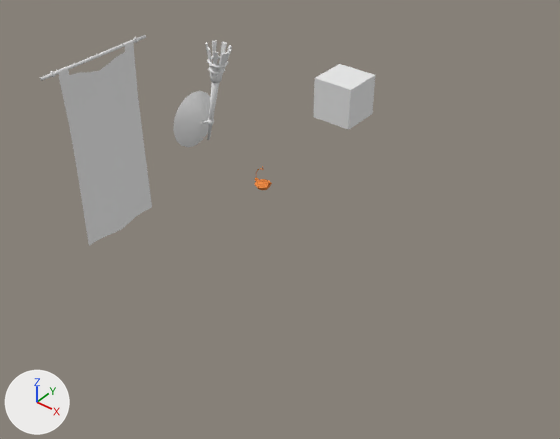
The Blender file Resources/Blender/Scenery/ModularDungeon/Dn_Furniture.blend, before and after one commit.
Before and after are seen from a camera (50 mm lens) standing at (9.06, -10.81, 8.61) and looking at (0.65, -0.22, -0.95). Lighting does not change. The marker at lower left points along +X, +Y and +Z.

In view in the first picture: 'Dn_Crate_1', 'Dn_Rag_1', 'Dn_Torch_1'.
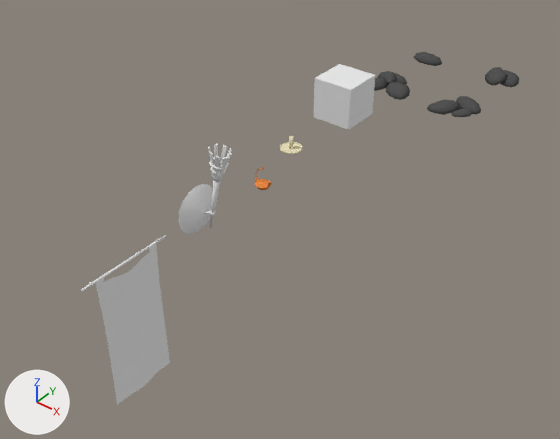
The change, as a list of edits to the scene's bpy script:
```text
Add mat_material_stone:
    mat_material_stone = diffuse_material('Material_Stone')
    mat_material_stone.base_color = (0.0871, 0.0871, 0.0871)  # dark grey #535353
Add mat_material_candle:
    mat_material_candle = diffuse_material('Material_Candle')
    mat_material_candle.base_color = (0.8, 0.729, 0.487)  # beige #e7deb9
Change me_sphere:
    where me_sphere.from_pydata(...)  # 297 vertices, 272 faces; spans x 0.09..1.03, y -0.53..0.53, z 1.47..3.6
    used by ob_dn_torch_1; location = (0.0, -2.0, 0.0)
    me_sphere part 1: the whole mesh is moved by (-0.09, 0.0, -2.0)
Change me_dn_rag_1:
    where me_dn_rag_1.from_pydata(...)  # 117 vertices, 82 faces; spans x 0.12..0.18, y -0.72..0.72, z 0.73..3.93
    used by ob_dn_rag_1; location = (0.0, -4.0, 0.0)
    me_dn_rag_1 part 2: the whole mesh is moved by (0.0, 0.0, -3.9)
Add me_dn_stone_1:
    me_dn_stone_1.from_pydata(...)  # 168 vertices, 320 faces; spans x -0.598..0.714, y -0.61..0.585, z -0.013..0.317
    me_dn_stone_1.polygons.foreach_set('use_smooth', [True] * 320)
    me_dn_stone_1.materials.append(mat_material_stone)  # its picture is missing
Add me_dn_stone_2:
    me_dn_stone_2.from_pydata(...)  # 126 vertices, 240 faces; spans x -0.598..0.513, y -0.61..0.501, z -0.013..0.217
    me_dn_stone_2.polygons.foreach_set('use_smooth', [True] * 240)
    me_dn_stone_2.materials.append(mat_material_stone)  # its picture is missing
Add me_dn_stone_3:
    me_dn_stone_3.from_pydata(...)  # 84 vertices, 160 faces; spans x -0.318..0.539, y -0.396..0.484, z -0.015..0.276
    me_dn_stone_3.polygons.foreach_set('use_smooth', [True] * 160)
    me_dn_stone_3.materials.append(mat_material_stone)  # its picture is missing
Add me_dn_stone_4:
    me_dn_stone_4.from_pydata(...)  # 42 vertices, 80 faces; spans x -0.39..0.409, y -0.262..0.238, z -0.013..0.214
    me_dn_stone_4.polygons.foreach_set('use_smooth', [True] * 80)
    me_dn_stone_4.materials.append(mat_material_stone)  # its picture is missing
Add me_dn_candle_1:
    me_dn_candle_1.from_pydata(...)  # 184 vertices, 150 faces; spans x -0.25..0.25, y -0.25..0.25, z 0.0..0.335
    me_dn_candle_1.materials.append(mat_material_candle)  # its picture is missing
Add ob_dn_stone_1:
    ob_dn_stone_1 = bpy.data.objects.new('Dn_Stone_1', me_dn_stone_1)
    ob_dn_stone_1.location = (0.0, 5.0, 0.0)
Add ob_dn_stone_2:
    ob_dn_stone_2 = bpy.data.objects.new('Dn_Stone_2', me_dn_stone_2)
    ob_dn_stone_2.location = (2.0, 5.0, 0.0)
Add ob_dn_stone_3:
    ob_dn_stone_3 = bpy.data.objects.new('Dn_Stone_3', me_dn_stone_3)
    ob_dn_stone_3.location = (2.0, 7.0, 0.0)
Add ob_dn_stone_4:
    ob_dn_stone_4 = bpy.data.objects.new('Dn_Stone_4', me_dn_stone_4)
    ob_dn_stone_4.location = (0.0, 7.0, 0.0)
Add ob_dn_candle_1:
    ob_dn_candle_1 = bpy.data.objects.new('Dn_Candle_1', me_dn_candle_1)
    ob_dn_candle_1.location = (0.0, 1.0, 0.0)
```

Boxes (x1, y1, x2, y2) around the edits, measured in the pictures (560 x 439 px):
'Dn_Rag_1', mesh moved
    before: (57, 40, 152, 245)
    after: (94, 241, 170, 405)
'Dn_Torch_1', mesh moved
    before: (173, 40, 232, 147)
    after: (178, 144, 232, 234)
'Dn_Stone_2', added
    after: (427, 96, 481, 117)
'Dn_Stone_1', added
    after: (374, 71, 410, 100)
'Dn_Stone_3', added
    after: (485, 67, 519, 87)
'Dn_Stone_4', added
    after: (414, 52, 442, 66)
'Dn_Candle_1', added
    after: (280, 136, 303, 154)
